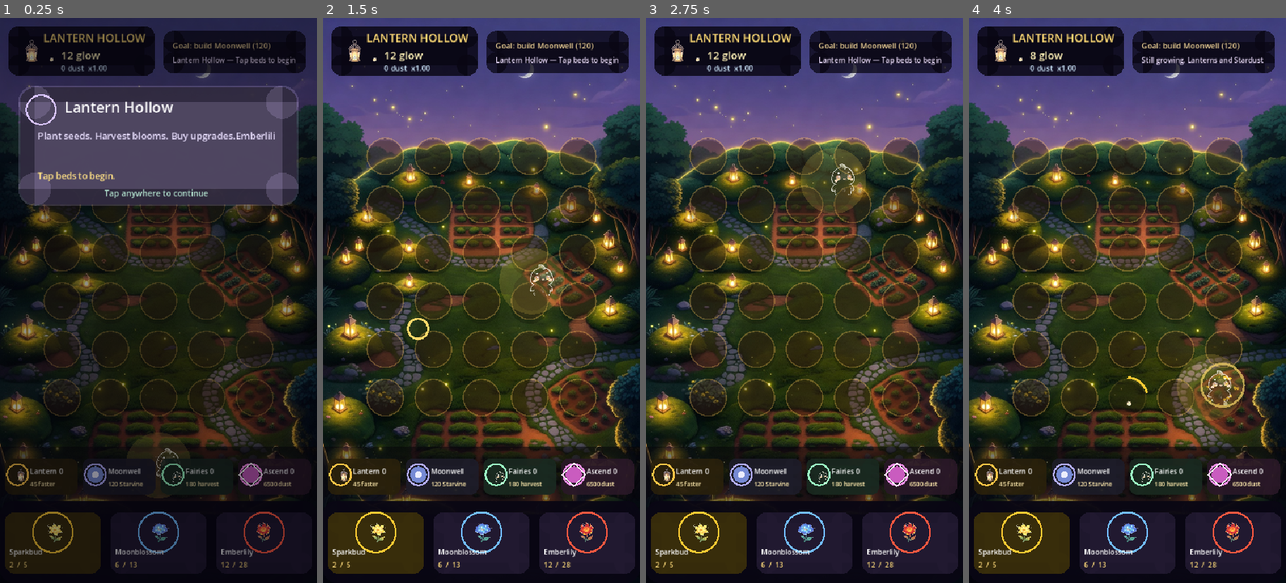
Above: before the commit, frames 1-4 (left to right).
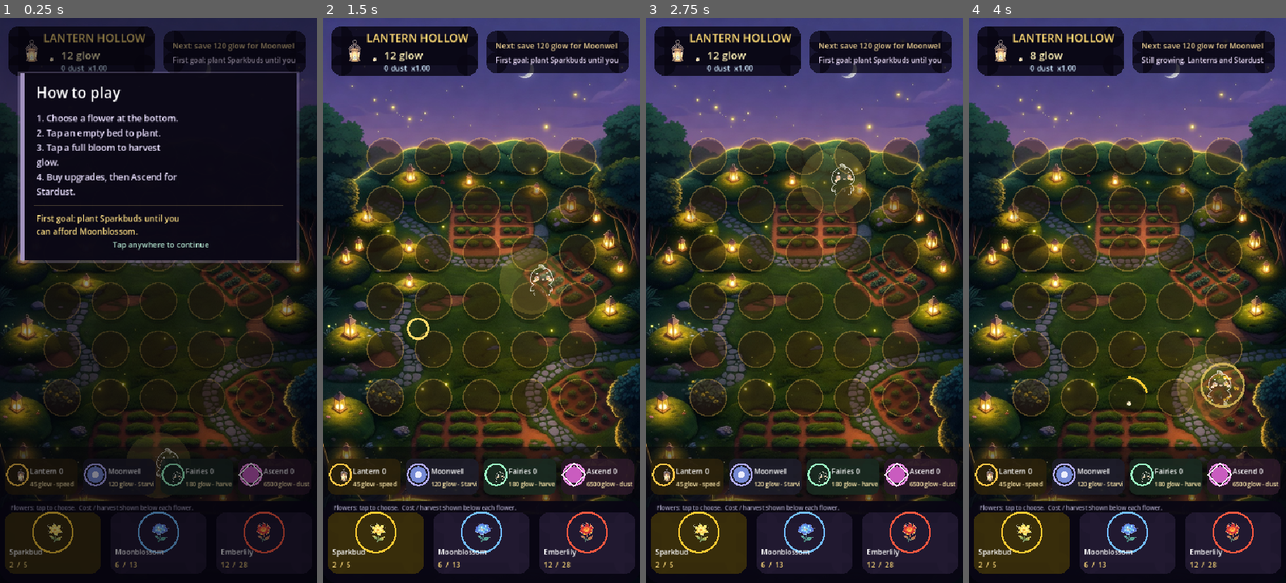
Above: after the commit, the same moments.

Repository: zombiedeth/lantern-hollow
Game: Godot game, scene res://scenes/Main.tscn
Same seed, same stepped clock (60 frames per second), same inputs: the game is played once before the commit and once after it.
Inputs (mouse positions are in pixels of both pictures, inside the frame that each line leads up to):
- Up to frame 1 (0.25 s): no input
- Up to frame 2 (1.5 s): tap Enter at 0.5 s; move the mouse to (551, 272) at 0.52 s; click (551, 272) at 0.67 s; move the mouse to (418, 328) at 1.27 s; click (418, 328) at 1.42 s
- Up to frame 3 (2.75 s): move the mouse to (836, 176) at 2.02 s; click (836, 176) at 2.17 s
- Up to frame 4 (4 s): move the mouse to (1111, 413) at 2.77 s; click (1111, 413) at 2.92 s; move the mouse to (1222, 385) at 3.52 s; click (1222, 385) at 3.67 s

The runs differ from the first frame. In frame 1, 26% of the frame differs, in the area x 3-98%, y 4-88%; in frame 2, 1.1%; in frame 3, 1.1%; in frame 4, 0.8%.

Commit message:
Polish UI: clean prompt cards, clearer tutorial copy, word-wrap
- Remove circular corner overlays from tutorial/dialogue cards; use clean
  rectangular panels with a colored left accent bar that reads better on iPhone
- Add word-wrap helper (_draw_text_lines) so multi-line body/footer text wraps
  properly instead of clipping/overlapping in the web export
- Rewrite vague tutorial language: numbered 'How to play' steps, clear goals
  ('Next: save 120 glow for Moonwell' etc.), and concrete upgrade descriptions
- Replace confusing upgrade subtitles ('12 faster' -> '12 glow - speed')
- Preserve iPhone Safari first-touch audio primer after Godot export

Diff:
--- a/scripts/Main.gd
+++ b/scripts/Main.gd
@@ -54,7 +54,7 @@
 var catalog: Array[PlantData]
 var selected_index := 0
 var coins := 12
-var message := "Welcome! Tap a dirt bed to plant Sparkbuds. Harvest blooms for glow."
+var message := "Tap an empty bed to plant. Tap a full bloom to harvest glow."
 var message_timer := 0.0
 
 # Progression state.
@@ -108,7 +108,7 @@
 	# Do not force the viewport to 540x960 here. Web/mobile shells provide
 	# the real canvas size; _draw() scales the 540x960 stage to fill it.
 	_setup_audio()
-	_show_big_prompt("Lantern Hollow", "Plant seeds. Harvest blooms. Buy upgrades.\nEmberlilies lead to Moonwell, Moonwell leads to Starvine,\nand Ascension turns huge glow into permanent Stardust.", "Tap beds to begin.")
+	_show_big_prompt("How to play", "1. Choose a flower at the bottom.\n2. Tap an empty bed to plant.\n3. Tap a full bloom to harvest glow.\n4. Buy upgrades, then Ascend for Stardust.", "First goal: plant Sparkbuds until you can afford Moonblossom.")
 	set_process(true)
 	queue_redraw()
 
@@ -251,16 +251,16 @@
 func _update_guidance() -> void:
 	if not seen_lantern_hint and coins >= _lantern_cost():
 		seen_lantern_hint = true
-		_show_big_prompt("New upgrade: Lantern", "Lanterns speed up every crop.\nBuy these when waiting starts to feel slow.", "Tap the Lantern card above the seed bar.")
+		_show_big_prompt("Upgrade available: Lantern", "Lanterns make every planted flower grow faster.\nBuy one whenever crops feel slow or you are waiting around.", "Tap the Lantern card in the upgrade row.")
 	if not seen_moonwell_hint and coins >= _moonwell_cost() and not moonwell_unlocked:
 		seen_moonwell_hint = true
-		_show_big_prompt("Next milestone: Moonwell", "Moonwell unlocks Starvine, the first big crop above Emberlily.\nThis is your first real progression gate.", "Save 120 glow, then tap Moonwell.")
+		_show_big_prompt("Next unlock: Moonwell", "Moonwell opens the next tier of flowers: Starvine.\nStarvine earns much more glow than Emberlily, so this is your first big goal.", "Save 120 glow, then tap the Moonwell card.")
 	if moonwell_unlocked and not seen_constellarium_hint and coins >= _constellarium_cost() and not constellarium_unlocked:
 		seen_constellarium_hint = true
-		_show_big_prompt("Stars are waking", "The Constellarium unlocks Nova Lotus,\na crop made for late-game fairy gardens.", "Tap the Stars card when you have 1200 glow.")
+		_show_big_prompt("Next unlock: Constellarium", "The Constellarium unlocks Nova Lotus.\nNova Lotus is expensive, slow, and powerful. Use it to reach Ascension.", "Save 1200 glow, then tap the Stars card.")
 	if constellarium_unlocked and not seen_ascend_hint and coins >= 3000:
 		seen_ascend_hint = true
-		_show_big_prompt("Ascension is near", "Ascension resets your garden, but gives Stardust.\nStardust permanently boosts payouts and growth.", "At 6500 glow, tap Ascend.")
+		_show_big_prompt("Ascension is near", "Ascension resets flowers and upgrades, but gives Stardust.\nStardust is permanent: every future run pays more and grows faster.", "At 6500 glow, tap Ascend.")
 
 func _unhandled_input(event: InputEvent) -> void:
 	if event is InputEventMouseButton and event.pressed and event.button_index == MOUSE_BUTTON_LEFT:
@@ -340,7 +340,7 @@
 		_add_pulse(_upgrade_rect(idx), Color(1.0, 0.78, 0.28))
 		_spawn_sparkles(_upgrade_rect(idx).get_center(), Color(1.0, 0.78, 0.28), 28)
 		_play_sfx("upgrade")
-		_show_big_prompt("Lantern upgraded", "All crops grow faster.\nThis reduces waiting and makes expensive crops less painful.", "Lantern level %d" % lantern_level)
+		_show_big_prompt("Lantern upgraded", "Every flower now grows faster.\nThis stacks, so more Lantern levels mean less waiting between harvests.", "Lantern level %d active." % lantern_level)
 	elif idx == 1:
 		if not moonwell_unlocked:
 			var cost := _moonwell_cost()
@@ -353,7 +353,7 @@
 			_add_pulse(_upgrade_rect(idx), Color(0.72, 0.70, 1.0))
 			_spawn_sparkles(_upgrade_rect(idx).get_center(), Color(0.72, 0.70, 1.0), 40)
 			_play_sfx("upgrade")
-			_show_big_prompt("Moonwell built", "Starvine is unlocked.\nStarvine is the crop that moves you beyond Emberlily farming.", "Plant Starvine from the seed bar.")
+			_show_big_prompt("Moonwell built", "Starvine is now unlocked in the flower bar.\nIt costs more than Emberlily, but pays much more glow per harvest.", "Select Starvine, plant it, then save for Stars.")
 			return
 		if not constellarium_unlocked:
 			var cost := _constellarium_cost()
@@ -366,7 +366,7 @@
 			_add_pulse(_upgrade_rect(idx), Color(0.55, 1.0, 0.95))
 			_spawn_sparkles(Vector2(270, 410), Color(0.55, 1.0, 0.95), 70)
 			_play_sfx("upgrade")
-			_show_big_prompt("Constellarium lit", "Nova Lotus is unlocked.\nThis is your bridge from normal glow economy into Ascension.", "Grow Nova Lotus, then save for Ascension.")
+			_show_big_prompt("Constellarium lit", "Nova Lotus is now unlocked.\nUse Nova Lotus harvests to climb from normal upgrades into your first Ascension.", "Plant Nova Lotus, then save 6500 glow.")
 			return
 		_flash("Constellarium is active. Save glow for Ascension.")
 	elif idx == 2:
@@ -381,7 +381,7 @@
 		_play_sfx("fairy")
 		if _auto_plant_unlocked() and not seen_auto_plant_hint:
 			seen_auto_plant_hint = true
-			_show_big_prompt("Fairies learned to plant", "Ascend 2 unlocks auto-planting.\nYour fairies now fill empty beds with the selected crop when you can afford it.", "Choose a seed, then let them help.")
+			_show_big_prompt("Fairies learned to plant", "Because you reached Ascension II, fairies can plant too.\nThey fill empty beds with your selected flower when you have enough glow.", "Choose the flower you want automated.")
 		else:
 			_flash("Fairy Helper %d: auto-harvests blooms" % sprite_helpers)
 	elif idx == 3:
@@ -405,15 +405,15 @@
 		_spawn_sparkles(Vector2(270, 390), Color(1.0, 0.55, 0.95), 120)
 		_play_sfx("ascend")
 		if ascensions == 1:
-			_show_big_prompt("Ascension I", "+%d Stardust earned.\nSunseed is unlocked. Stardust boosts all payouts and growth forever." % earned, "Rebuild faster with Sunseed.")
+			_show_big_prompt("Ascension I complete", "+%d Stardust earned.\nSunseed is unlocked. Stardust is permanent, so all future flowers pay more and grow faster." % earned, "Rebuild with Sunseed and reach Ascension II.")
 		elif ascensions == 2:
 			seen_auto_plant_hint = true
-			_show_big_prompt("Ascension II", "+%d Stardust earned.\nFairies can now auto-plant the selected seed into empty beds." % earned, "Buy fairies, pick a seed, and watch them garden.")
+			_show_big_prompt("Ascension II complete", "+%d Stardust earned.\nFairies can now auto-plant your selected flower into empty beds." % earned, "Buy fairies, pick a flower, and let them garden.")
 		elif ascensions == 3:
 			seen_orchard_hint = true
-			_show_big_prompt("Ascension III", "+%d Stardust earned.\nNebula Orchard unlocked: ten extra side beds appear." % earned, "More beds means bigger fairy gardens.")
+			_show_big_prompt("Ascension III complete", "+%d Stardust earned.\nNebula Orchard unlocked: ten extra side beds now appear on the garden edges." % earned, "More beds means bigger fairy-powered gardens.")
 		else:
-			_show_big_prompt("Ascension %d" % ascensions, "+%d Stardust earned.\nEach Ascension makes every future loop richer and faster." % earned, "Keep stacking dust or chase a bigger garden.")
+			_show_big_prompt("Ascension %d complete" % ascensions, "+%d Stardust earned.\nEach Ascension makes future loops richer, faster, and easier to automate." % earned, "Keep stacking Stardust for bigger numbers.")
 
 func _auto_harvest_one() -> void:
 	for key in plants.keys():
@@ -444,9 +444,9 @@
 	_play_sfx("fairy" if automatic else "harvest")
 	if automatic:
 		beams.append({"from": _fairy_pos(plot_idx), "to": _plot_pos(plot_idx), "age": 0.0, "color": data.color})
-		_flash("Fairy harvested %s +%d" % [data.name, gained])
+		_flash("Fairy harvested %s: +%d glow" % [data.name, gained])
 	else:
-		_flash("Harvested %s +%d glow" % [data.name, gained])
+		_flash("Harvested %s: +%d glow" % [data.name, gained])
 
 func _visible_catalog_size() -> int:
 	if ascensions > 0:
@@ -524,7 +524,7 @@
 	message_timer = 2.5
 
 func _show_big_prompt(title: String, body: String, footer: String) -> void:
-	message = "%s — %s" % [title, footer]
+	message = footer
 	message_timer = 4.0
 	active_prompt = {"age": 0.0, "title": title, "body": body, "footer": footer, "color": Color(0.86, 0.78, 1.0)}
 
@@ -664,16 +664,16 @@
 
 func _next_goal_text() -> String:
 	if not moonwell_unlocked:
-		return "Goal: build Moonwell (120)"
+		return "Next: save 120 glow for Moonwell"
 	if not constellarium_unlocked:
-		return "Goal: light Stars (1200)"
+		return "Next: save 1200 glow for Stars"
 	if ascensions == 0:
-		return "Goal: Ascend (6500)"
+		return "Next: save 6500 glow to Ascend"
 	if ascensions == 1:
-		return "Goal: Ascend II = auto-plant"
+		return "Next: Ascend II unlocks auto-plant"
 	if ascensions == 2:
-		return "Goal: Ascend III = +10 beds"
-	return "Goal: stack Stardust"
+		return "Next: Ascend III adds 10 beds"
+	return "Next: stack Stardust"
 
 func _draw_upgrade_strip() -> void:
 	for i in range(4):
@@ -683,19 +683,19 @@
 		var color := Color(1.0, 0.82, 0.30)
 		if i == 0:
 			label = "Lantern %d" % lantern_level
-			sub = "%d faster" % _lantern_cost()
+			sub = "%d glow - speed" % _lantern_cost()
 			color = Color(1.0, 0.78, 0.28)
 		elif i == 1:
 			label = "Moonwell" if not moonwell_unlocked else "Stars"
-			sub = "%d Starvine" % _moonwell_cost() if not moonwell_unlocked else ("%d Nova" % _constellarium_cost() if not constellarium_unlocked else "Nova online")
+			sub = "%d glow - Starvine" % _moonwell_cost() if not moonwell_unlocked else ("%d glow - Nova" % _constellarium_cost() if not constellarium_unlocked else "Nova unlocked")
 			color = Color(0.72, 0.70, 1.0)
 		elif i == 2:
 			label = "Fairies %d" % sprite_helpers
-			sub = "%d harvest" % _sprite_cost() if not _auto_plant_unlocked() else "%d plant+harv" % _sprite_cost()
+			sub = "%d glow - harvest" % _sprite_cost() if not _auto_plant_unlocked() else "%d glow - plant" % _sprite_cost()
 			color = Color(0.62, 1.0, 0.78)
 		else:
 			label = "Ascend %d" % ascensions
-			sub = "%d dust" % _ascend_cost()
+			sub = "%d glow - dust" % _ascend_cost()
 			color = Color(1.0, 0.58, 0.95)
 		var bg := Color(color.r * 0.16, color.g * 0.16, color.b * 0.16, 0.88)
 		draw_round_rect(rect, 14, bg, true)
@@ -719,6 +719,7 @@
 
 func _draw_seed_selector() -> void:
 	draw_round_rect(Rect2(0, 820, W, 140), 24, Color(0.035, 0.025, 0.075, 0.94), true)
+	draw_string(ThemeDB.fallback_font, Vector2(18, 836), "Flowers: tap to choose.  Cost / harvest shown below each flower.", HORIZONTAL_ALIGNMENT_LEFT, 504, 10, Color(0.88, 0.86, 1.0, 0.72))
 	var visible_count := _visible_catalog_size()
 	for i in range(visible_count):
 		var data := catalog[i]
@@ -745,17 +746,19 @@
 	var age := float(active_prompt.get("age", 0.0))
 	var appear := clampf(age / 0.18, 0.0, 1.0)
 	# Dim the game behind the explanation so it reads like an actual tutorial modal.
-	draw_rect(Rect2(0, 0, W, H), Color(0.015, 0.01, 0.035, 0.44 * appear), true)
-	var panel := Rect2(34, 118, 472, 198)
+	draw_rect(Rect2(0, 0, W, H), Color(0.015, 0.01, 0.035, 0.48 * appear), true)
+	var panel := Rect2(34, 94, 472, 318)
 	var color: Color = active_prompt.color
-	draw_round_rect(panel, 26, Color(0.035, 0.025, 0.075, 0.94 * appear), true)
-	draw_round_rect(panel.grow(3), 28, Color(color.r, color.g, color.b, 0.18 * appear), true)
-	draw_arc(panel.position + Vector2(36, 38), 25, 0, TAU, 34, color, 3.0)
-	draw_string(ThemeDB.fallback_font, panel.position + Vector2(76, 43), str(active_prompt.title), HORIZONTAL_ALIGNMENT_LEFT, 360, 25, Color(1, 1, 1, appear))
-	draw_string(ThemeDB.fallback_font, panel.position + Vector2(30, 88), str(active_prompt.body), HORIZONTAL_ALIGNMENT_LEFT, 412, 16, Color(0.92, 0.88, 1.0, appear))
-	draw_string(ThemeDB.fallback_font, panel.position + Vector2(30, 156), str(active_prompt.footer), HORIZONTAL_ALIGNMENT_LEFT, 412, 15, Color(1.0, 0.88, 0.52, appear))
+	# Clean card shape: no decorative corner blobs. Rectangles read better on iPhone.
+	draw_rect(panel.grow(4), Color(color.r, color.g, color.b, 0.22 * appear), true)
+	draw_rect(panel, Color(0.035, 0.025, 0.075, 0.96 * appear), true)
+	draw_rect(Rect2(panel.position, Vector2(8, panel.size.y)), Color(color.r, color.g, color.b, 0.72 * appear), true)
+	draw_string(ThemeDB.fallback_font, panel.position + Vector2(28, 42), str(active_prompt.title), HORIZONTAL_ALIGNMENT_LEFT, 416, 25, Color(1, 1, 1, appear))
+	_draw_text_lines(str(active_prompt.body), panel.position + Vector2(28, 82), 25.0, 15, Color(0.92, 0.88, 1.0, appear), 416)
+	draw_rect(Rect2(panel.position + Vector2(24, 224), Vector2(424, 1)), Color(1.0, 0.86, 0.52, 0.25 * appear), true)
+	_draw_text_lines(str(active_prompt.footer), panel.position + Vector2(28, 252), 22.0, 14, Color(1.0, 0.88, 0.52, appear), 416)
 	var blink := 0.72 + 0.28 * sin(Time.get_ticks_msec() * 0.006)
-	draw_string(ThemeDB.fallback_font, panel.position + Vector2(144, 185), "Tap anywhere to continue", HORIZONTAL_ALIGNMENT_LEFT, 230, 14, Color(0.78, 1.0, 0.90, blink * appear))
+	draw_string(ThemeDB.fallback_font, panel.position + Vector2(158, 296), "Tap anywhere to continue", HORIZONTAL_ALIGNMENT_LEFT, 250, 13, Color(0.78, 1.0, 0.90, blink * appear))
 
 func _draw_card_pulses() -> void:
 	for p in pulse_cards:
@@ -766,11 +769,12 @@
 			draw_round_rect(rect, 20, Color(p.color.r, p.color.g, p.color.b, 0.26 * a), true)
 		elif p.kind == "prompt":
 			var panel := Rect2(38, 130, 464, 142)
-			draw_round_rect(panel, 24, Color(0.035, 0.025, 0.075, 0.88 * minf(1.0, a + 0.25)), true)
-			draw_arc(panel.position + Vector2(32, 34), 24, 0, TAU, 32, p.color, 3.0)
-			draw_string(ThemeDB.fallback_font, panel.position + Vector2(70, 38), p.title, HORIZONTAL_ALIGNMENT_LEFT, 360, 24, Color.WHITE)
-			draw_string(ThemeDB.fallback_font, panel.position + Vector2(28, 78), p.body, HORIZONTAL_ALIGNMENT_LEFT, 410, 15, Color(0.92, 0.88, 1.0))
-			draw_string(ThemeDB.fallback_font, panel.position + Vector2(28, 124), p.footer, HORIZONTAL_ALIGNMENT_LEFT, 410, 14, Color(1.0, 0.88, 0.52))
+			draw_rect(panel.grow(3), Color(p.color.r, p.color.g, p.color.b, 0.18 * minf(1.0, a + 0.25)), true)
+			draw_rect(panel, Color(0.035, 0.025, 0.075, 0.88 * minf(1.0, a + 0.25)), true)
+			draw_rect(Rect2(panel.position, Vector2(7, panel.size.y)), Color(p.color.r, p.color.g, p.color.b, 0.58 * a), true)
+			draw_string(ThemeDB.fallback_font, panel.position + Vector2(24, 38), p.title, HORIZONTAL_ALIGNMENT_LEFT, 390, 24, Color.WHITE)
+			draw_string(ThemeDB.fallback_font, panel.position + Vector2(24, 78), p.body, HORIZONTAL_ALIGNMENT_LEFT, 410, 15, Color(0.92, 0.88, 1.0))
+			draw_string(ThemeDB.fallback_font, panel.position + Vector2(24, 124), p.footer, HORIZONTAL_ALIGNMENT_LEFT, 410, 14, Color(1.0, 0.88, 0.52))
 
 func _draw_ascension_fx() -> void:
 	if ascension_fx <= 0.0:
@@ -778,6 +782,25 @@
 	var a := ascension_fx / 2.8
 	draw_circle(Vector2(270, 390), 290.0 * (1.0 - a), Color(1.0, 0.50, 0.95, 0.10 * a))
 	draw_arc(Vector2(270, 390), 130.0 + 80.0 * (1.0 - a), 0, TAU, 80, Color(1.0, 0.72, 1.0, 0.55 * a), 5.0)
+
+func _draw_text_lines(text: String, pos: Vector2, line_height: float, font_size: int, color: Color, width: float) -> void:
+	var y := pos.y
+	# Godot's low-level draw_string does not wrap reliably in the web export, so
+	# wrap by words before drawing. Approximate chars-per-line keeps iPhone safe.
+	var max_chars: int = maxi(24, int(width / maxf(7.0, float(font_size) * 0.78)))
+	for raw_line in text.split("\n"):
+		var line := ""
+		for word in raw_line.split(" "):
+			var candidate := word if line.is_empty() else line + " " + word
+			if candidate.length() > max_chars and not line.is_empty():
+				draw_string(ThemeDB.fallback_font, Vector2(pos.x, y), line, HORIZONTAL_ALIGNMENT_LEFT, width, font_size, color)
+				y += line_height
+				line = word
+			else:
+				line = candidate
+		if not line.is_empty():
+			draw_string(ThemeDB.fallback_font, Vector2(pos.x, y), line, HORIZONTAL_ALIGNMENT_LEFT, width, font_size, color)
+			y += line_height
 
 func _draw_tex_center(tex: Texture2D, center: Vector2, max_size: Vector2, tint: Color = Color.WHITE) -> void:
 	if tex == null:
Not shown, changed: docs/index.html
Not shown, changed: docs/index.pck
